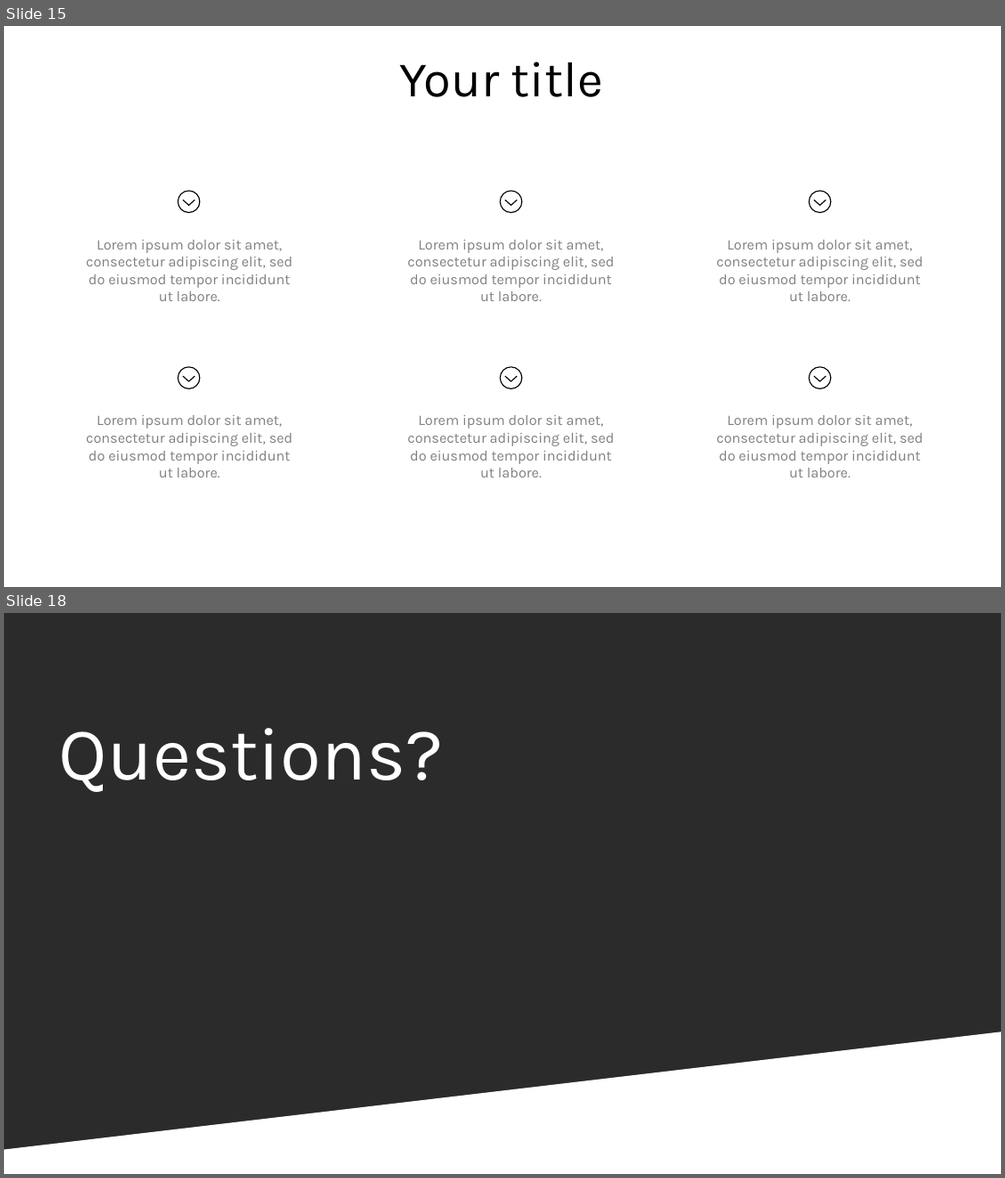
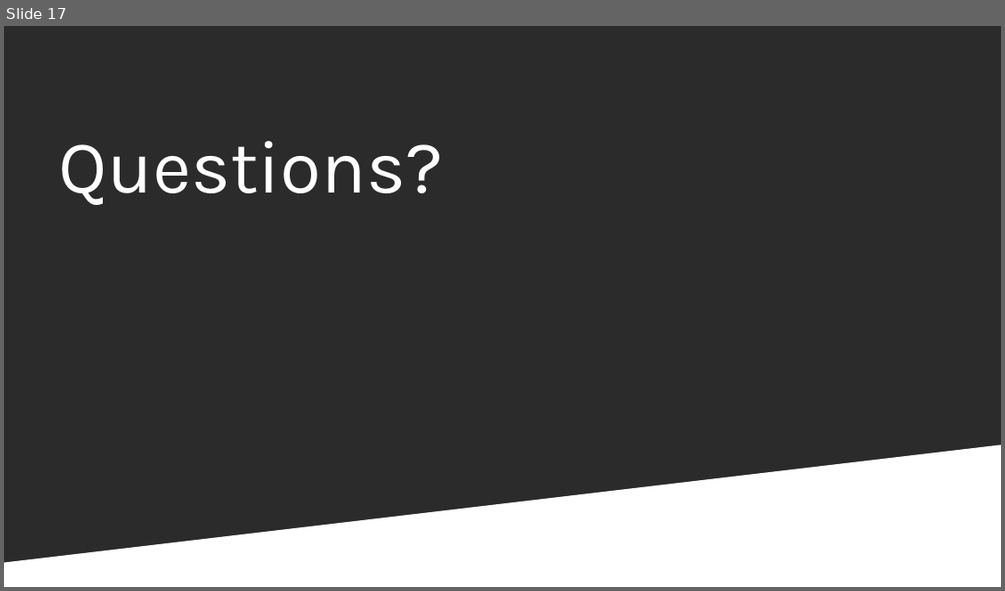
Before and after one commit to sidneyocirqueira/azure-synapse-analytics, a slide deck: PPTs/PASS_Marathon_Portuguese_AzureSynapseAnalytics.pptx. Shown one above the other, each under a label of ours: slides 15 and 18 before the commit, slide 17 after it; the slides between them are not shown. The pictures are 1005x1178 and 1005x591 pixels, drawn with LibreOffice and Linux fonts; fonts in the diff are those of the drawing; background and template pictures are left out; a plain dark background stands for a picture behind light text. Boxes give left, top, right and bottom in pixels: in the first picture for what was removed or moved away, otherwise in the second. Text is boxed around its words. In the diff, an @@ line names an element or a change of style, - is before the commit and + after.

```diff
--- a/PPTs/PASS_Marathon_Portuguese_AzureSynapseAnalytics.pptx
+++ b/PPTs/PASS_Marathon_Portuguese_AzureSynapseAnalytics.pptx
@@ slide 15 removed at bbox=[4, 26, 1001, 587], background #FFFFFF @@
@@ title removed at bbox=[400, 62, 603, 97] @@
-Your title
@@ freeform shape removed at bbox=[178, 191, 201, 214] @@
@@ freeform shape removed at bbox=[500, 191, 522, 214] @@
@@ freeform shape removed at bbox=[809, 191, 832, 214] @@
@@ text removed at bbox=[86, 240, 293, 301] @@
-Lorem ipsum dolor sit amet, consectetur adipiscing elit, sed do eiusmod tempor incididunt ut labore.
@@ text removed at bbox=[407, 240, 615, 301] @@
-Lorem ipsum dolor sit amet, consectetur adipiscing elit, sed do eiusmod tempor incididunt ut labore.
@@ text removed at bbox=[716, 240, 923, 301] @@
-Lorem ipsum dolor sit amet, consectetur adipiscing elit, sed do eiusmod tempor incididunt ut labore.
@@ freeform shape removed at bbox=[178, 366, 201, 389] @@
@@ freeform shape removed at bbox=[500, 366, 522, 389] @@
@@ freeform shape removed at bbox=[809, 366, 832, 389] @@
@@ text removed at bbox=[86, 415, 293, 477] @@
-Lorem ipsum dolor sit amet, consectetur adipiscing elit, sed do eiusmod tempor incididunt ut labore.
@@ text removed at bbox=[407, 415, 615, 477] @@
-Lorem ipsum dolor sit amet, consectetur adipiscing elit, sed do eiusmod tempor incididunt ut labore.
@@ text removed at bbox=[716, 415, 923, 477] @@
-Lorem ipsum dolor sit amet, consectetur adipiscing elit, sed do eiusmod tempor incididunt ut labore.
@@ what was slide 18 is now slide 17 @@
```
Also in this commit, not shown: 3 slides changed, 3 slides added, 3 other slides removed.
